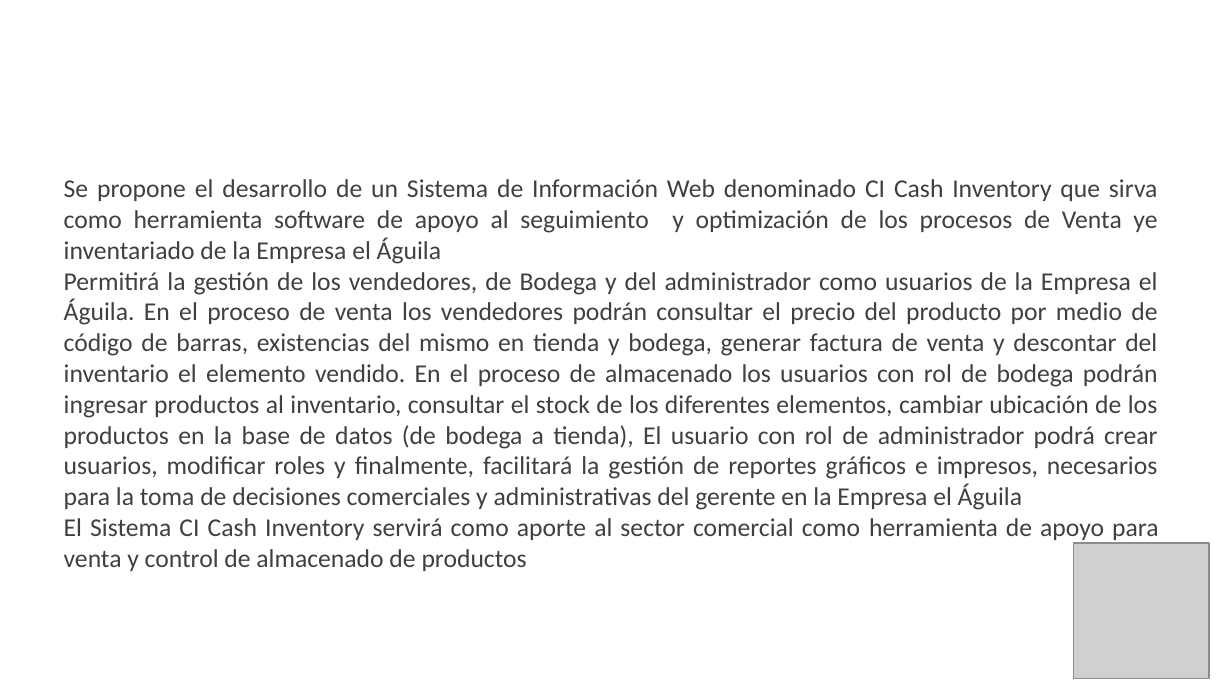
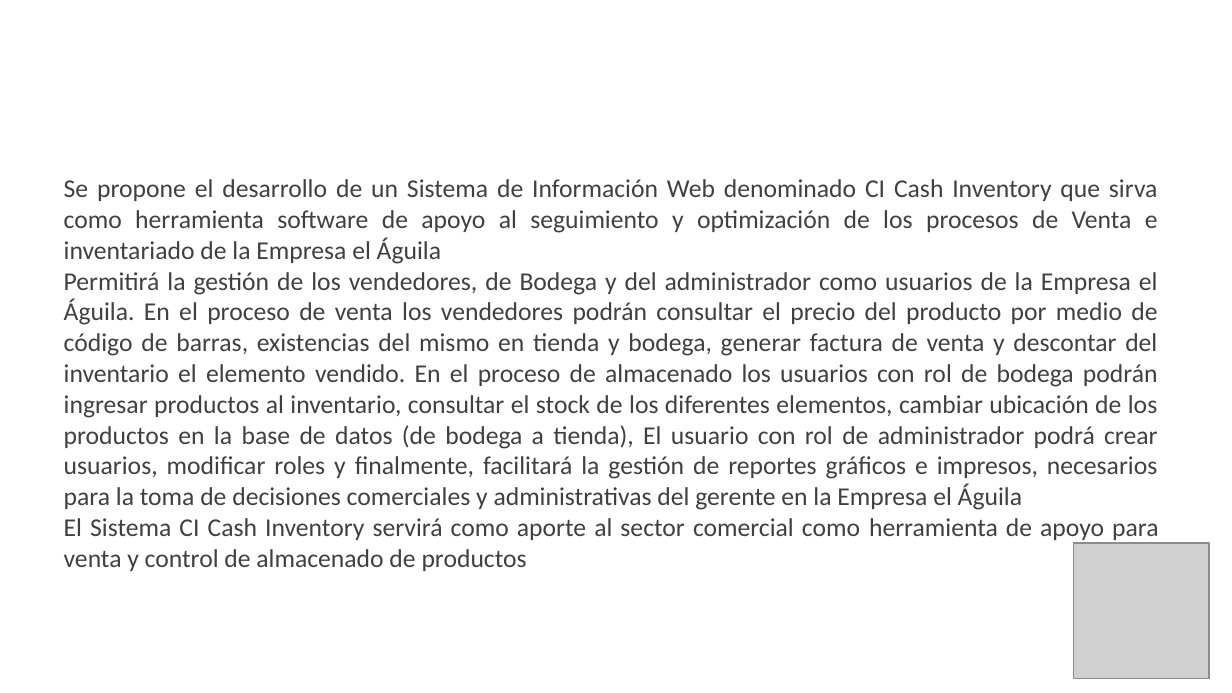
Before and after one commit to bsgaleano20/proyecto_tec_adsi, a slide deck: slide 9 of app/app_documentacion/1er_trim/1_1_1_presentacion_proyecto.pptx. Drawn at 1232x693 pixels with LibreOffice and Linux fonts; fonts in the diff are those of the drawing; grey boxes stand for pictures; background and template pictures are left out. Boxes give left, top, right and bottom in pixels: in the first picture for what was removed or moved away, otherwise in the second. Text is boxed around its words. In the diff, an @@ line names an element or a change of style, - is before the commit and + after.

```diff
--- a/app/app_documentacion/1er_trim/1_1_1_presentacion_proyecto.pptx
+++ b/app/app_documentacion/1er_trim/1_1_1_presentacion_proyecto.pptx
@@ text at <box>64,179,1158,264</box>: text changed @@
-Se propone el desarrollo de un Sistema de Información Web denominado CI Cash Inventory que sirva como herramienta software de apoyo al seguimiento y optimización de los procesos de Venta ye inventariado de la Empresa el Águila
+Se propone el desarrollo de un Sistema de Información Web denominado CI Cash Inventory que sirva como herramienta software de apoyo al seguimiento y optimización de los procesos de Venta e inventariado de la Empresa el Águila
```
Also in this commit, not shown: 4 other slides changed, 1 slide added, 3 other files.
